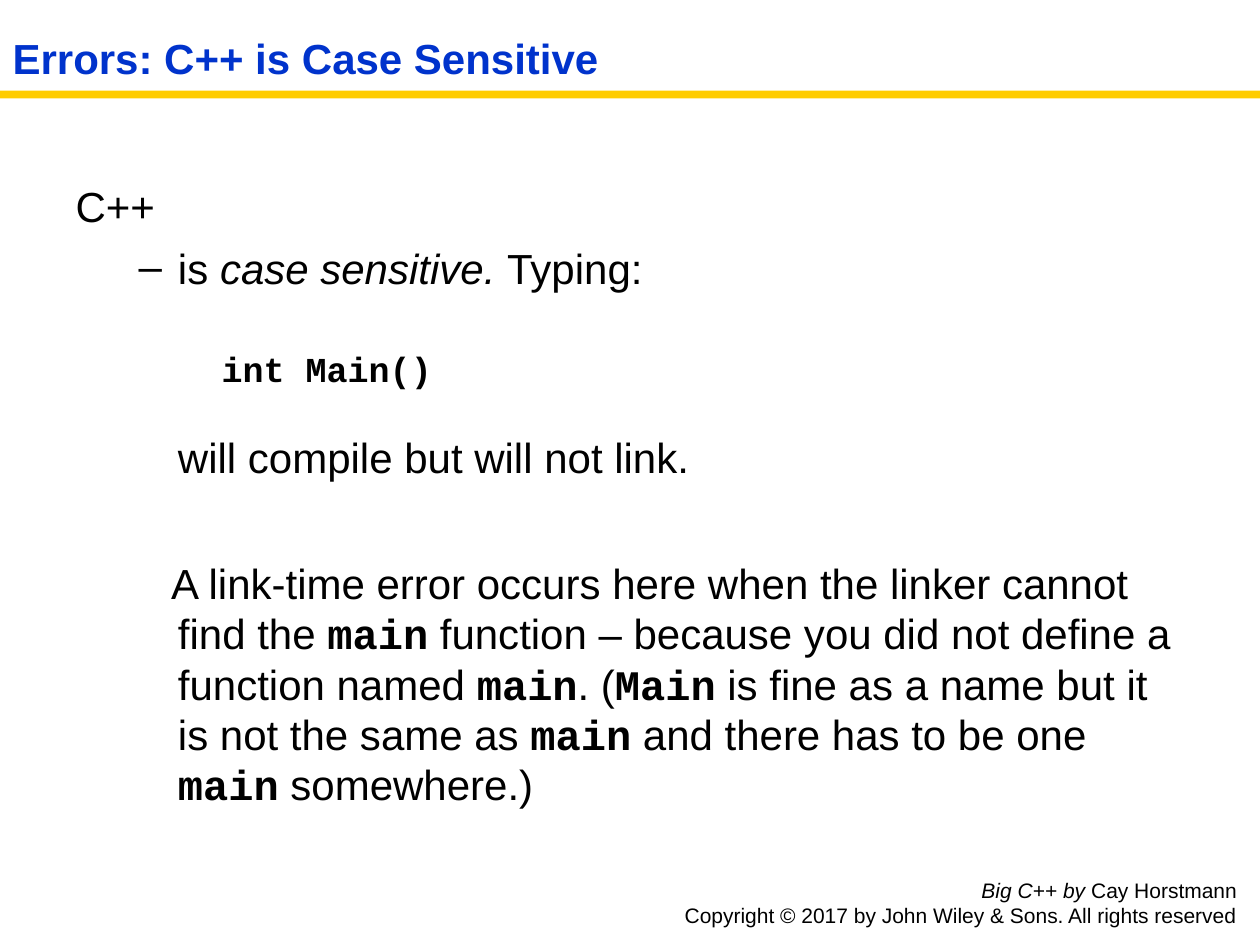
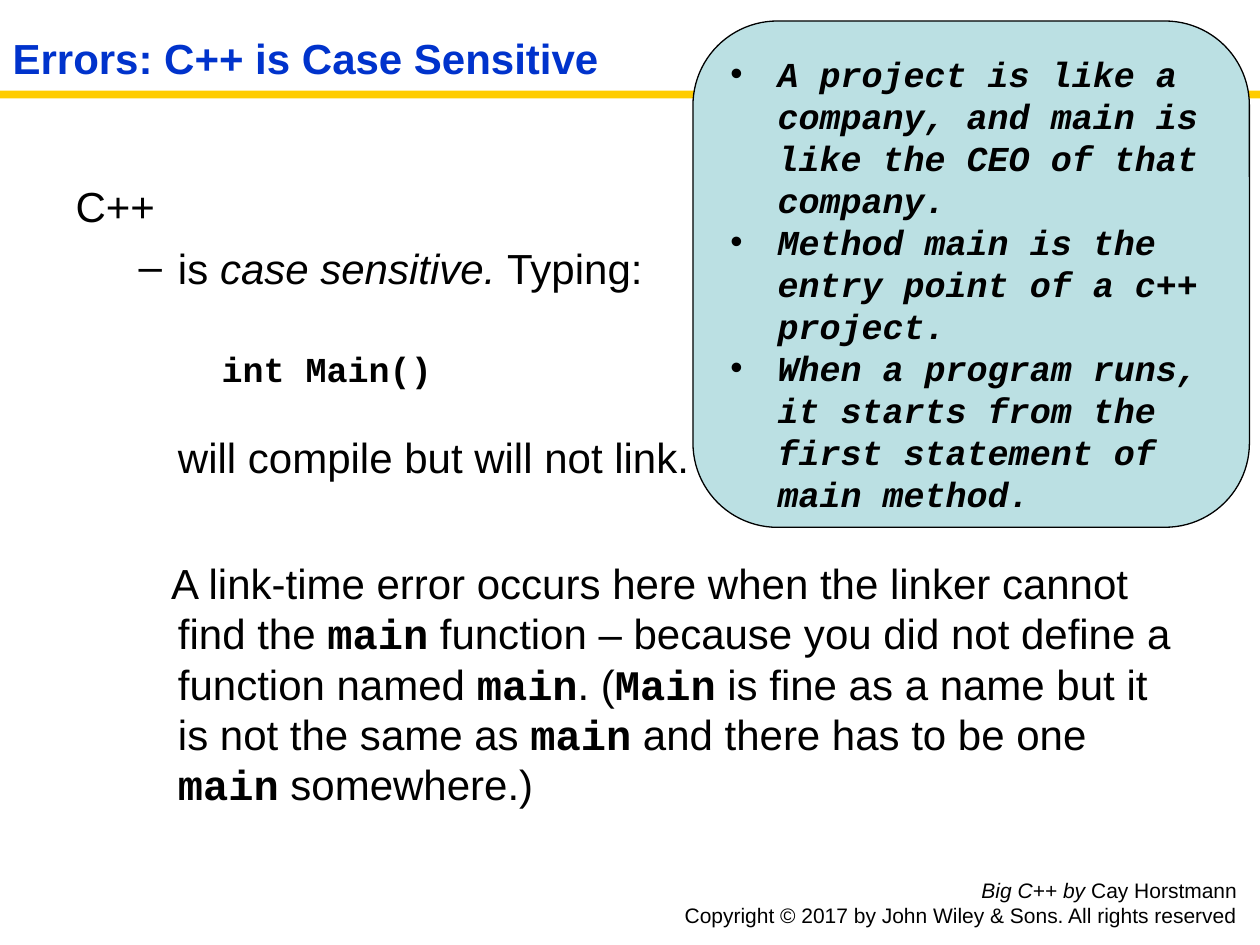
Before and after one commit to tong-yee/tong-yee.github.io, a slide deck: slide 10 of 135/slides/ch01/ch01_sec_1_6.pptx. Drawn at 1260x945 pixels with LibreOffice and Linux fonts; fonts in the diff are those of the drawing. Boxes give left, top, right and bottom in pixels: in the first picture for what was removed or moved away, otherwise in the second. Text is boxed around its words. In the diff, an @@ line names an element or a change of style, - is before the commit and + after.

```diff
--- a/135/slides/ch01/ch01_sec_1_6.pptx
+++ b/135/slides/ch01/ch01_sec_1_6.pptx
@@ rounded rectangle added at box(693, 21, 1250, 528), fill #BBE0E3, outline #000000 0.75 pt, 20 pt, text #000000, bold, italic @@
+• A project is like a company, and main is like the CEO of that company.
+• Method main is the entry point of a c++ project.
+• When a program runs, it starts from the first statement of main method.
```
Also in this commit, not shown: 3 other slides changed, 8 other files.
